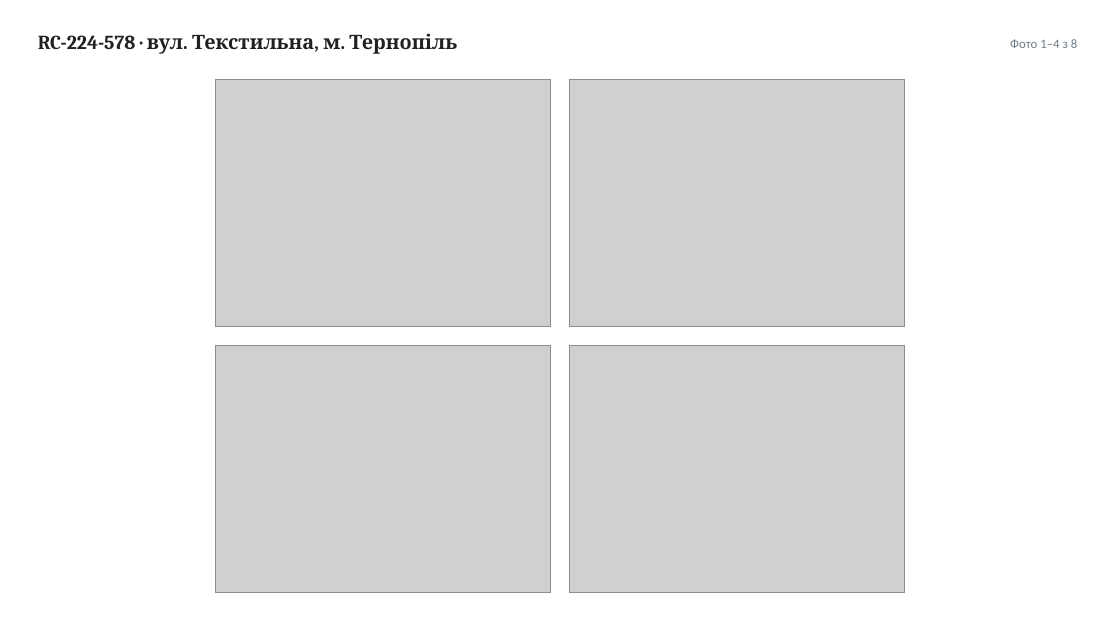
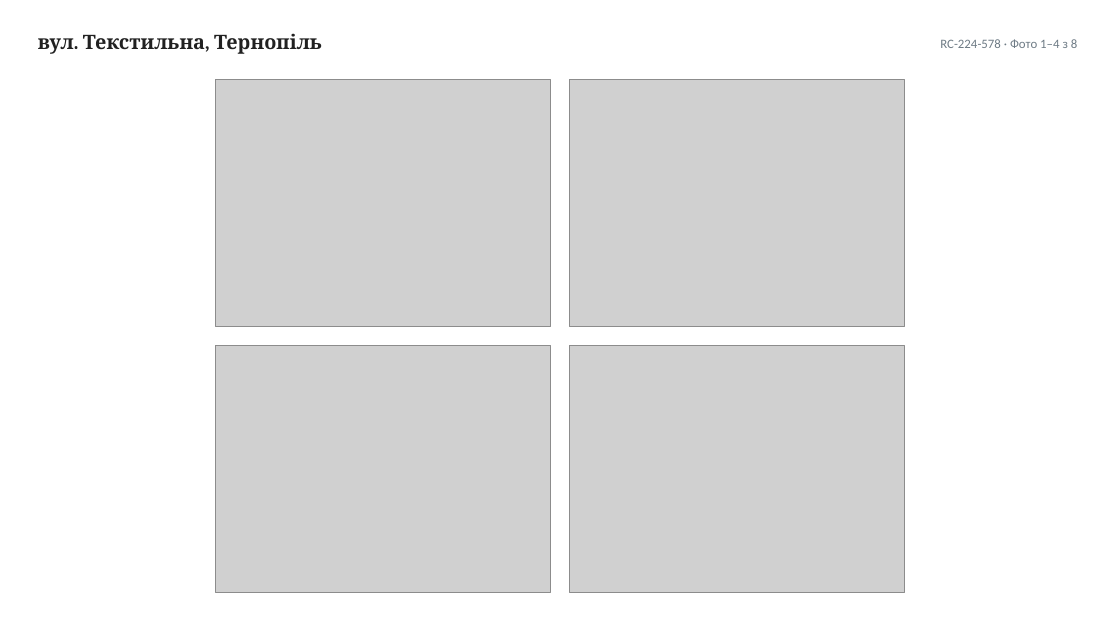
Before and after one commit to IllyaChaplygin/Chaplygin-Illya, a slide deck: slide 10 of Sklady-Ternopil-4-obiekty.pptx. Drawn at 1120x630 pixels with LibreOffice and Linux fonts; fonts in the diff are those of the drawing; grey boxes stand for pictures. Boxes give left, top, right and bottom in pixels: in the first picture for what was removed or moved away, otherwise in the second. Text is boxed around its words. In the diff, an @@ line names an element or a change of style, - is before the commit and + after.

```diff
--- a/Sklady-Ternopil-4-obiekty.pptx
+++ b/Sklady-Ternopil-4-obiekty.pptx
@@ text at [38, 33, 322, 54]: text changed @@
-RC-224-578 · вул. Текстильна, м. Тернопіль
+вул. Текстильна, Тернопіль
@@ text at [940, 39, 1077, 48]: text changed @@
-Фото 1–4 з 8
+RC-224-578 · Фото 1–4 з 8
```
Also in this commit, not shown: 16 other slides changed.
